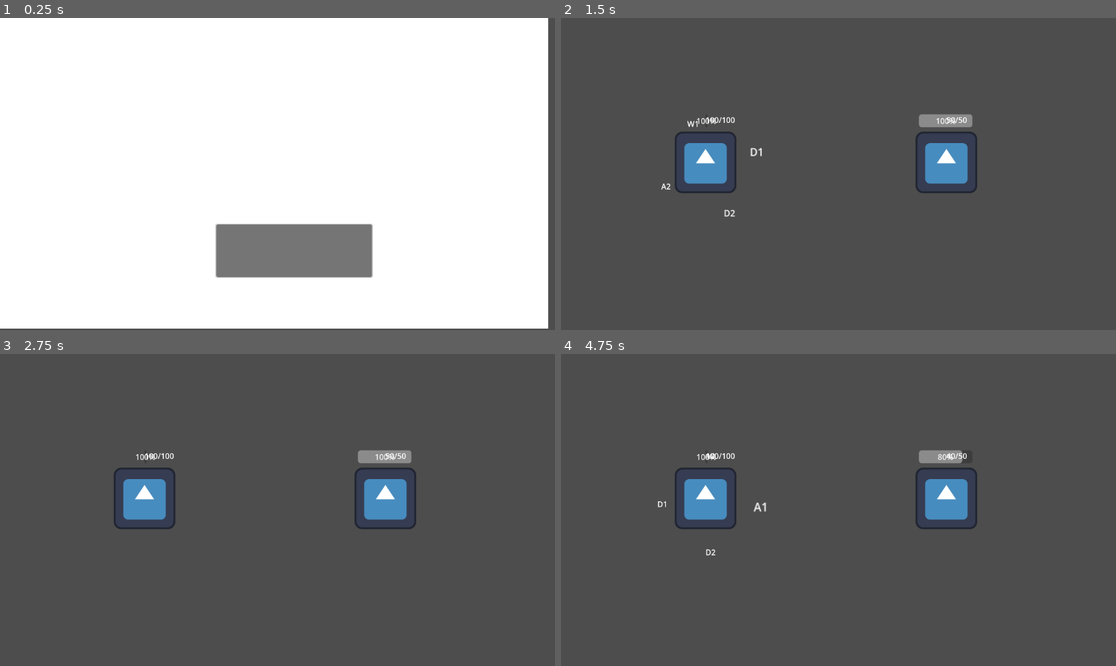
Above: before the commit, frames 1-4 (two rows, left to right).
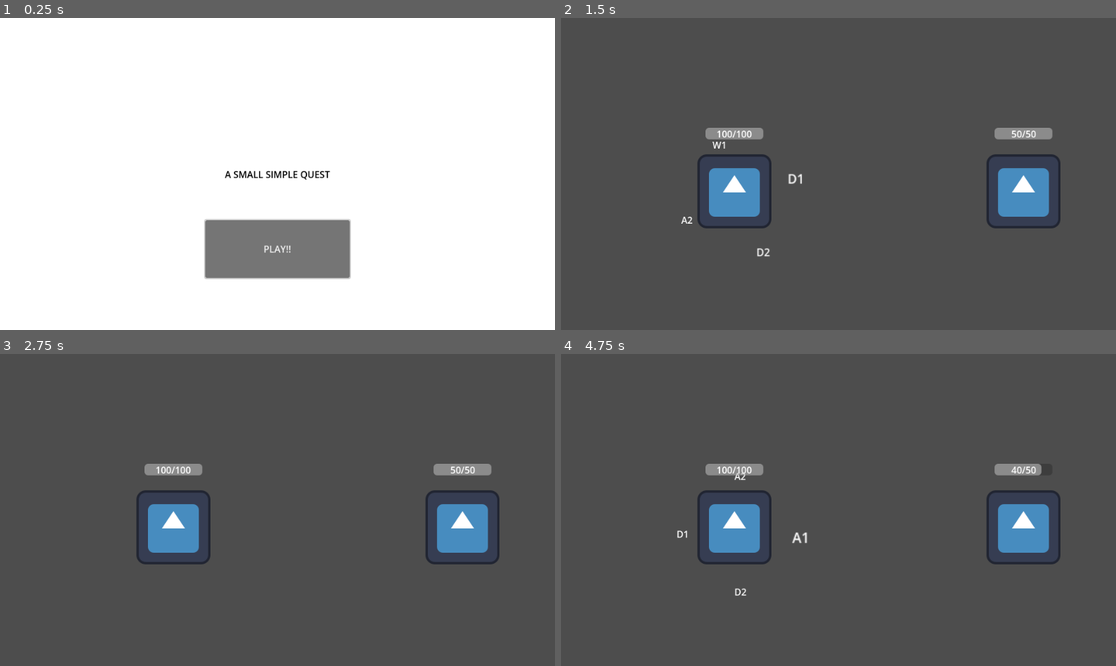
Above: after the commit, the same moments.

Repository: brunoastephan/A-Small-Simple-Quest
Game: Godot game, scene res://Scenes/title_screen.tscn
Two runs of this game, one before a commit and one after it. Both use one fixed random seed, a clock stepped at 60 frames per second and the inputs below. The engine's default icon, where the game draws it, is replaced by a stand-in: a white triangle on a blue panel in a dark square.
Inputs (mouse positions are in pixels of both pictures, inside the frame that each line leads up to; where the layout moved, square brackets give the same spot in the first picture):
- Up to frame 1 (0.25 s): no input
- Up to frame 2 (1.5 s): click (838, 248) [855, 252] at 0.5 s; tap Enter at 1.25 s; hold Z (ui-accept) from 1.28 s (still down)
- Up to frame 3 (2.75 s): release Z (ui-accept) at 2.03 s; tap X (ui-select) at 2.1 s
- Up to frame 4 (4.75 s): tap Z (ui-accept) at 2.75, 4.25 s; hold Z (ui-accept) 2.78-3.53 s; tap X (ui-select) at 3.6 s; hold Z (ui-accept) from 4.28 s (still down)

The runs differ from the first frame. In frame 1, 3.8% of the frame differs, in the area x 0-100%, y 0-100%; in frame 2, 7.2%, in the area x 18-90%, y 30-77%; in frame 3, 7.0%; in frame 4, 7.1%.

Commit message:
[chore] organizes menu screens
Organizes Title/Win/Lose screens to be intelligible

Diff:
--- a/a-small,-simple-quest/Scenes/enemy.tscn
+++ b/a-small,-simple-quest/Scenes/enemy.tscn
@@ -25,12 +25,30 @@
 position = Vector2(0, -100)
 
 [node name="ProgressBar" type="ProgressBar" parent="HealthBar"]
-offset_left = -57.0
-offset_right = 54.0
-offset_bottom = 27.0
+anchors_preset = 8
+anchor_left = 0.5
+anchor_top = 0.5
+anchor_right = 0.5
+anchor_bottom = 0.5
+offset_left = -50.0
+offset_top = -10.0
+offset_right = 50.0
+offset_bottom = 10.0
+grow_horizontal = 2
+grow_vertical = 2
+show_percentage = false
 
 [node name="Label" type="Label" parent="HealthBar"]
-offset_right = 40.0
-offset_bottom = 23.0
+anchors_preset = 8
+anchor_left = 0.5
+anchor_top = 0.5
+anchor_right = 0.5
+anchor_bottom = 0.5
+offset_left = -20.0
+offset_top = -11.5
+offset_right = 20.0
+offset_bottom = 11.5
+grow_horizontal = 2
+grow_vertical = 2
 
 [node name="AttackTimer" type="Timer" parent="." groups=["enemies"]]
--- a/a-small,-simple-quest/Scenes/lose.tscn
+++ b/a-small,-simple-quest/Scenes/lose.tscn
@@ -1,30 +1,68 @@
-[gd_scene load_steps=3 format=3 uid="uid://bur4gdfq8bafb"]
+[gd_scene load_steps=4 format=3 uid="uid://bur4gdfq8bafb"]
 
 [ext_resource type="Script" uid="uid://bp2r5ai2mv4ic" path="res://ScriptsAndResources/Scenes/WinLose/end_screen.gd" id="1_ie4w5"]
 
 [sub_resource type="CanvasTexture" id="CanvasTexture_g0cl2"]
 
+[sub_resource type="LabelSettings" id="LabelSettings_ie4w5"]
+font_color = Color(0, 0, 0, 1)
+
 [node name="Lose" type="Control"]
 layout_mode = 3
-anchors_preset = 0
+anchors_preset = 15
+anchor_right = 1.0
+anchor_bottom = 1.0
+grow_horizontal = 2
+grow_vertical = 2
 script = ExtResource("1_ie4w5")
 
 [node name="TextureRect" type="TextureRect" parent="."]
-offset_right = 1138.0
-offset_bottom = 645.0
+layout_mode = 1
+anchors_preset = 8
+anchor_left = 0.5
+anchor_top = 0.5
+anchor_right = 0.5
+anchor_bottom = 0.5
+offset_left = -480.0
+offset_top = -270.0
+offset_right = 480.0
+offset_bottom = 270.0
+grow_horizontal = 2
+grow_vertical = 2
 texture = SubResource("CanvasTexture_g0cl2")
 
 [node name="Label" type="Label" parent="."]
-offset_left = 588.0
-offset_top = 479.0
-offset_right = 708.0
-offset_bottom = 522.0
-text = "TESTE"
+layout_mode = 1
+anchors_preset = 8
+anchor_left = 0.5
+anchor_top = 0.5
+anchor_right = 0.5
+anchor_bottom = 0.5
+offset_left = -60.0
+offset_top = -21.5
+offset_right = 60.0
+offset_bottom = 21.5
+grow_horizontal = 2
+grow_vertical = 2
+text = "YOU LOSE..."
+label_settings = SubResource("LabelSettings_ie4w5")
+horizontal_alignment = 1
+vertical_alignment = 1
+uppercase = true
 
 [node name="Button" type="Button" parent="."]
-offset_left = 449.0
-offset_top = 429.0
-offset_right = 772.0
-offset_bottom = 538.0
+layout_mode = 1
+anchors_preset = 7
+anchor_left = 0.5
+anchor_top = 1.0
+anchor_right = 0.5
+anchor_bottom = 1.0
+offset_left = -125.0
+offset_top = -190.0
+offset_right = 125.0
+offset_bottom = -90.0
+grow_horizontal = 2
+grow_vertical = 0
+text = "PLAY AGAIN"
 
 [connection signal="pressed" from="Button" to="." method="_on_button_pressed"]
--- a/a-small,-simple-quest/Scenes/player.tscn
+++ b/a-small,-simple-quest/Scenes/player.tscn
@@ -1,10 +1,12 @@
-[gd_scene load_steps=6 format=3 uid="uid://clfma2tljhmt0"]
+[gd_scene load_steps=7 format=3 uid="uid://clfma2tljhmt0"]
 
 [ext_resource type="Script" uid="uid://ci803xwaqdqit" path="res://ScriptsAndResources/Battle/Player/player.gd" id="1_v0iea"]
 [ext_resource type="Script" uid="uid://cik5i53t3ytv3" path="res://ScriptsAndResources/Battle/CircularMenuAndActions/CircularMenu/circular_menu.gd" id="2_cvnsp"]
 [ext_resource type="Script" uid="uid://ccmaqpl307uum" path="res://ScriptsAndResources/Battle/CircularMenuAndActions/ActionPool/action_pool_manager.gd" id="4_x3wgy"]
 [ext_resource type="Resource" uid="uid://bt1ef2sbogswx" path="res://ScriptsAndResources/Battle/CircularMenuAndActions/ActionPool/base_action_pool.tres" id="5_3smsa"]
 [ext_resource type="Texture2D" uid="uid://d1o5m3t1tgy8e" path="res://Assets/TestIcons/icon.svg" id="5_fkybt"]
+
+[sub_resource type="LabelSettings" id="LabelSettings_fkybt"]
 
 [node name="Player" type="Node2D" groups=["player"]]
 script = ExtResource("1_v0iea")
@@ -26,9 +28,31 @@
 position = Vector2(0, -100)
 
 [node name="ProgressBar" type="ProgressBar" parent="HealthBar"]
-offset_right = 4.0
-offset_bottom = 27.0
+anchors_preset = 8
+anchor_left = 0.5
+anchor_top = 0.5
+anchor_right = 0.5
+anchor_bottom = 0.5
+offset_left = -50.0
+offset_top = -10.0
+offset_right = 50.0
+offset_bottom = 10.0
+grow_horizontal = 2
+grow_vertical = 2
+show_percentage = false
 
 [node name="Label" type="Label" parent="HealthBar"]
-offset_right = 40.0
-offset_bottom = 23.0
+anchors_preset = 8
+anchor_left = 0.5
+anchor_top = 0.5
+anchor_right = 0.5
+anchor_bottom = 0.5
+offset_left = -20.0
+offset_top = -11.5
+offset_right = 20.0
+offset_bottom = 11.5
+grow_horizontal = 2
+grow_vertical = 2
+label_settings = SubResource("LabelSettings_fkybt")
+horizontal_alignment = 1
+vertical_alignment = 1
--- a/a-small,-simple-quest/Scenes/title_screen.tscn
+++ b/a-small,-simple-quest/Scenes/title_screen.tscn
@@ -1,35 +1,69 @@
-[gd_scene load_steps=4 format=3 uid="uid://kyt78idttwse"]
+[gd_scene load_steps=5 format=3 uid="uid://kyt78idttwse"]
 
 [ext_resource type="Script" uid="uid://bk5hqvm8h06jf" path="res://ScriptsAndResources/Scenes/TitleScreen/title_screen.gd" id="1_klylv"]
 [ext_resource type="PackedScene" uid="uid://bhptr8hehuuvg" path="res://Scenes/battle.tscn" id="2_p3fck"]
 
 [sub_resource type="CanvasTexture" id="CanvasTexture_62dcu"]
 
+[sub_resource type="LabelSettings" id="LabelSettings_p3fck"]
+font_color = Color(0, 0, 0, 1)
+
 [node name="TitleScreen" type="Control"]
 layout_mode = 3
-anchors_preset = 0
+anchors_preset = 15
+anchor_right = 1.0
+anchor_bottom = 1.0
+grow_horizontal = 2
+grow_vertical = 2
 script = ExtResource("1_klylv")
 battle_scene = ExtResource("2_p3fck")
 
 [node name="TextureRect" type="TextureRect" parent="."]
-layout_mode = 0
-offset_right = 1138.0
-offset_bottom = 645.0
+layout_mode = 1
+anchors_preset = 8
+anchor_left = 0.5
+anchor_top = 0.5
+anchor_right = 0.5
+anchor_bottom = 0.5
+offset_left = -480.0
+offset_top = -270.0
+offset_right = 480.0
+offset_bottom = 270.0
+grow_horizontal = 2
+grow_vertical = 2
 texture = SubResource("CanvasTexture_62dcu")
 
 [node name="Label" type="Label" parent="."]
-layout_mode = 0
-offset_left = 588.0
-offset_top = 479.0
-offset_right = 708.0
-offset_bottom = 522.0
-text = "TESTE"
+layout_mode = 1
+anchors_preset = 8
+anchor_left = 0.5
+anchor_top = 0.5
+anchor_right = 0.5
+anchor_bottom = 0.5
+offset_left = -60.0
+offset_top = -21.5
+offset_right = 60.0
+offset_bottom = 21.5
+grow_horizontal = 2
+grow_vertical = 2
+text = "A SMALL SIMPLE QUEST"
+label_settings = SubResource("LabelSettings_p3fck")
+horizontal_alignment = 1
+vertical_alignment = 1
 
 [node name="Button" type="Button" parent="."]
-layout_mode = 0
-offset_left = 449.0
-offset_top = 429.0
-offset_right = 772.0
-offset_bottom = 538.0
+layout_mode = 1
+anchors_preset = 7
+anchor_left = 0.5
+anchor_top = 1.0
+anchor_right = 0.5
+anchor_bottom = 1.0
+offset_left = -125.0
+offset_top = -190.0
+offset_right = 125.0
+offset_bottom = -90.0
+grow_horizontal = 2
+grow_vertical = 0
+text = "PLAY!!"
 
 [connection signal="pressed" from="Button" to="." method="_on_button_pressed"]
--- a/a-small,-simple-quest/Scenes/win.tscn
+++ b/a-small,-simple-quest/Scenes/win.tscn
@@ -1,30 +1,76 @@
-[gd_scene load_steps=3 format=3 uid="uid://bx1qcqos27y1p"]
+[gd_scene load_steps=5 format=3 uid="uid://bx1qcqos27y1p"]
 
 [ext_resource type="Script" uid="uid://bp2r5ai2mv4ic" path="res://ScriptsAndResources/Scenes/WinLose/end_screen.gd" id="1_j84t1"]
 
 [sub_resource type="CanvasTexture" id="CanvasTexture_3mm25"]
 
+[sub_resource type="FontFile" id="FontFile_j84t1"]
+cache/0/16/0/ascent = 0.0
+cache/0/16/0/descent = 0.0
+cache/0/16/0/underline_position = 0.0
+cache/0/16/0/underline_thickness = 0.0
+cache/0/16/0/scale = 1.0
+
+[sub_resource type="LabelSettings" id="LabelSettings_3mm25"]
+font = SubResource("FontFile_j84t1")
+font_color = Color(0, 0, 0, 1)
+
 [node name="Win" type="Control"]
 layout_mode = 3
-anchors_preset = 0
+anchors_preset = 15
+anchor_right = 1.0
+anchor_bottom = 1.0
+grow_horizontal = 2
+grow_vertical = 2
 script = ExtResource("1_j84t1")
 
 [node name="TextureRect" type="TextureRect" parent="."]
-offset_right = 1138.0
-offset_bottom = 645.0
+layout_mode = 1
+anchors_preset = 8
+anchor_left = 0.5
+anchor_top = 0.5
+anchor_right = 0.5
+anchor_bottom = 0.5
+offset_left = -480.0
+offset_top = -270.0
+offset_right = 480.0
+offset_bottom = 270.0
+grow_horizontal = 2
+grow_vertical = 2
 texture = SubResource("CanvasTexture_3mm25")
 
 [node name="Label" type="Label" parent="."]
-offset_left = 588.0
-offset_top = 479.0
-offset_right = 708.0
-offset_bottom = 522.0
-text = "TESTE"
+layout_mode = 1
+anchors_preset = 8
+anchor_left = 0.5
+anchor_top = 0.5
+anchor_right = 0.5
+anchor_bottom = 0.5
+offset_left = -60.0
+offset_top = -21.5
+offset_right = 60.0
+offset_bottom = 21.5
+grow_horizontal = 2
+grow_vertical = 2
+text = "YOU WIN!"
+label_settings = SubResource("LabelSettings_3mm25")
+horizontal_alignment = 1
+vertical_alignment = 1
+uppercase = true
 
 [node name="Button" type="Button" parent="."]
-offset_left = 449.0
-offset_top = 429.0
-offset_right = 772.0
-offset_bottom = 538.0
+layout_mode = 1
+anchors_preset = 7
+anchor_left = 0.5
+anchor_top = 1.0
+anchor_right = 0.5
+anchor_bottom = 1.0
+offset_left = -125.0
+offset_top = -190.0
+offset_right = 125.0
+offset_bottom = -90.0
+grow_horizontal = 2
+grow_vertical = 0
+text = "PLAY AGAIN"
 
 [connection signal="pressed" from="Button" to="." method="_on_button_pressed"]
--- a/a-small,-simple-quest/project.godot
+++ b/a-small,-simple-quest/project.godot
@@ -14,6 +14,11 @@
 run/main_scene="uid://kyt78idttwse"
 config/features=PackedStringArray("4.4", "GL Compatibility")
 config/icon="res://Assets/TestIcons/icon.svg"
+
+[display]
+
+window/size/viewport_width=960
+window/size/viewport_height=540
 
 [input]
 
